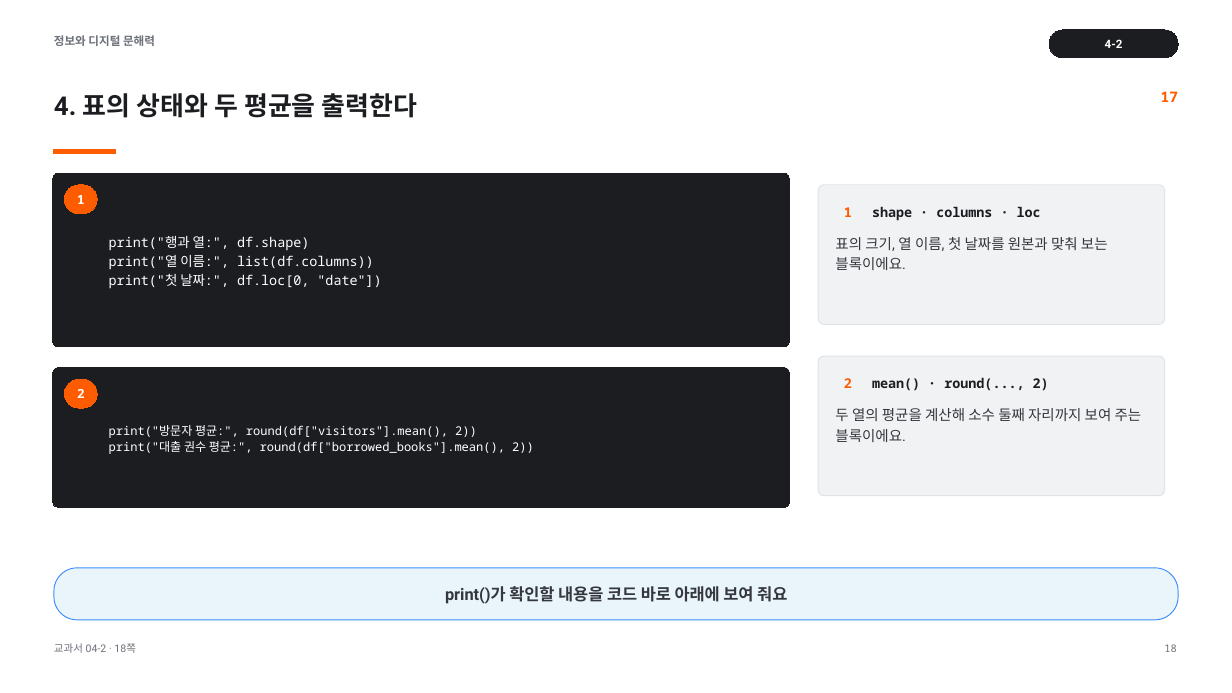
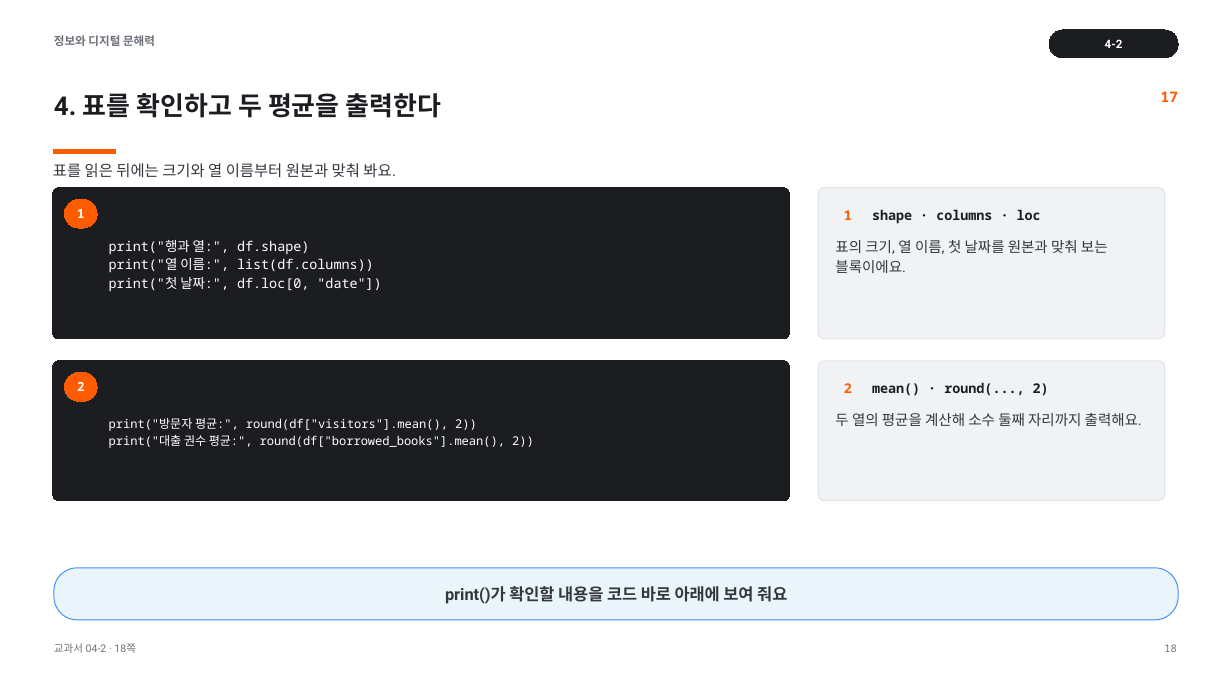
Before and after one commit to cozy819/2026-02__jdh, a slide deck: slide 18 of 04/ppt/04-2_pandas로_표_데이터를_쉽게_사용하기.pptx. Drawn at 1232x693 pixels with LibreOffice and Linux fonts; fonts in the diff are those of the drawing. Boxes give left, top, right and bottom in pixels: in the first picture for what was removed or moved away, otherwise in the second. Text is boxed around its words. In the diff, an @@ line names an element or a change of style, - is before the commit and + after.

```diff
--- a/04/ppt/04-2_pandas로_표_데이터를_쉽게_사용하기.pptx
+++ b/04/ppt/04-2_pandas로_표_데이터를_쉽게_사용하기.pptx
@@ text at (54,93,442,118): text changed @@
-4. 표의 상태와 두 평균을 출력한다
+4. 표를 확인하고 두 평균을 출력한다
@@ text added at (53,163,396,178), 12 pt, text #34373D @@
+표를 읽은 뒤에는 크기와 열 이름부터 원본과 맞춰 봐요.
@@ rounded rectangle: place and size @@
-rounded rectangle at (53,174,789,348)
+rounded rectangle at (53,188,789,339)
@@ rounded rectangle at (53,188,789,339): proportions changed @@
@@ rounded rectangle "1": place and size @@
-rounded rectangle "1" at (65,185,97,213)
+rounded rectangle "1" at (65,200,97,228)
@@ text "print("행과 열:", df.shape)": place and size @@
-text "print("행과 열:", df.shape)" at (109,236,381,289)
+text "print("행과 열:", df.shape)" at (109,240,381,292)
@@ rounded rectangle at (818,188,1165,339): proportions changed @@
@@ rounded rectangle: place and size @@
-rounded rectangle at (818,185,1165,324)
+rounded rectangle at (818,188,1165,339)
@@ 2 rounded rectangles, 1 text: place and size @@
-2 rounded rectangles, 1 text at (53,368,789,507)
+2 rounded rectangles, 1 text at (53,361,789,501)
@@ 2 texts, 1 rounded rectangle: place and size @@
-2 texts, 1 rounded rectangle at (818,356,1165,495)
+2 texts, 1 rounded rectangle at (818,361,1165,501)
@@ text at (835,413,1142,426): text changed @@
-두 열의 평균을 계산해 소수 둘째 자리까지 보여 주는 블록이에요.
+두 열의 평균을 계산해 소수 둘째 자리까지 출력해요.
```
Also in this commit, not shown: 7 other slides changed, 8 other files.
